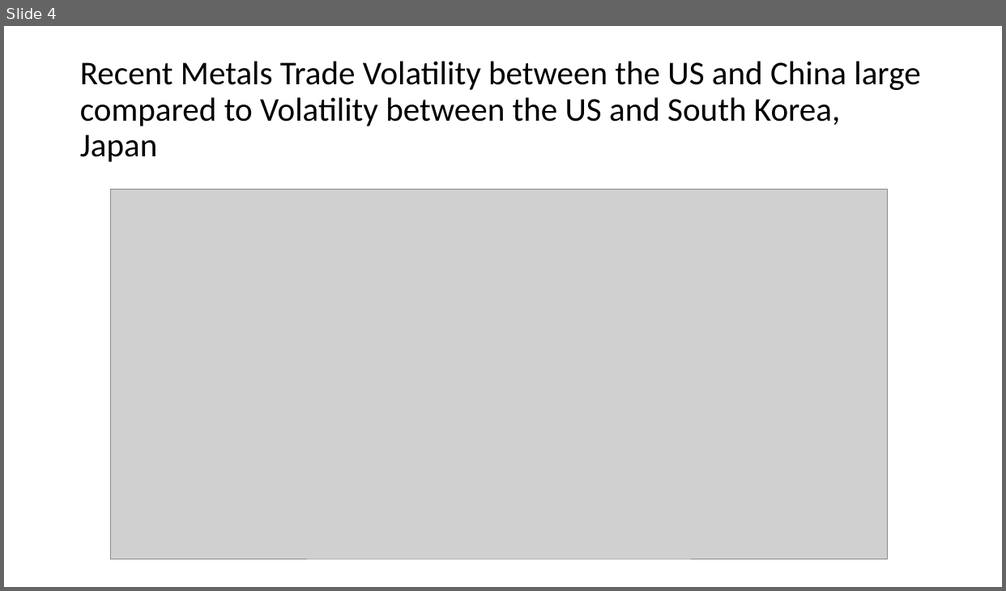
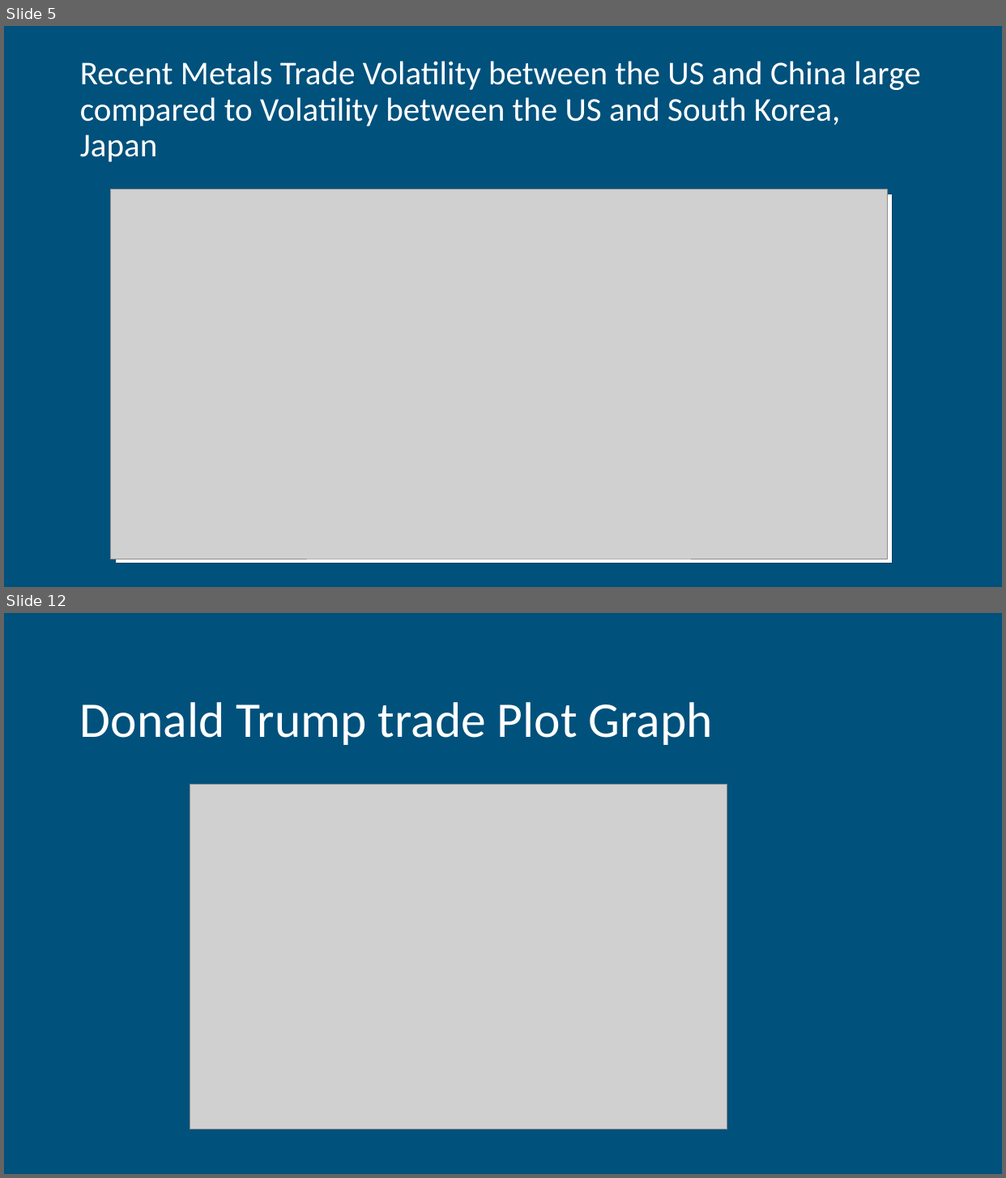
Before and after one commit to christinamarpar/GW-project-1, a slide deck: TradePres_v1.pptx. Shown one above the other, each under a label of ours: slide 4 before the commit, slides 5 and 12 after it; the slides between them are not shown. The pictures are 1006x591 and 1006x1178 pixels, drawn with LibreOffice and Linux fonts; fonts in the diff are those of the drawing; grey boxes stand for pictures. Boxes give left, top, right and bottom in pixels: in the first picture for what was removed or moved away, otherwise in the second. Text is boxed around its words. In the diff, an @@ line names an element or a change of style, - is before the commit and + after.

```diff
--- a/TradePres_v1.pptx
+++ b/TradePres_v1.pptx
@@ slide 12 added at bbox=[4, 613, 1002, 1174], background #00517C @@
@@ title added at bbox=[80, 702, 713, 745], 48 pt, text #FFFFFF @@
+Donald Trump trade Plot Graph
@@ picture added at bbox=[190, 785, 727, 1131] @@
@@ what was slide 4 is now slide 5 @@
@@ slide 5 changed as well @@
@@ background #FFFFFF to #00517C @@
@@ title "Recent Metals Trade Volatility between ..." at bbox=[80, 61, 920, 162]: text colour #000000 to #FFFFFF @@
@@ rectangle added at bbox=[115, 194, 892, 565], fill #FFFFFF, outline #004065 0.75 pt @@
```
Also in this commit, not shown: 3 other slides changed, 7 other slides added, 8 other files.
